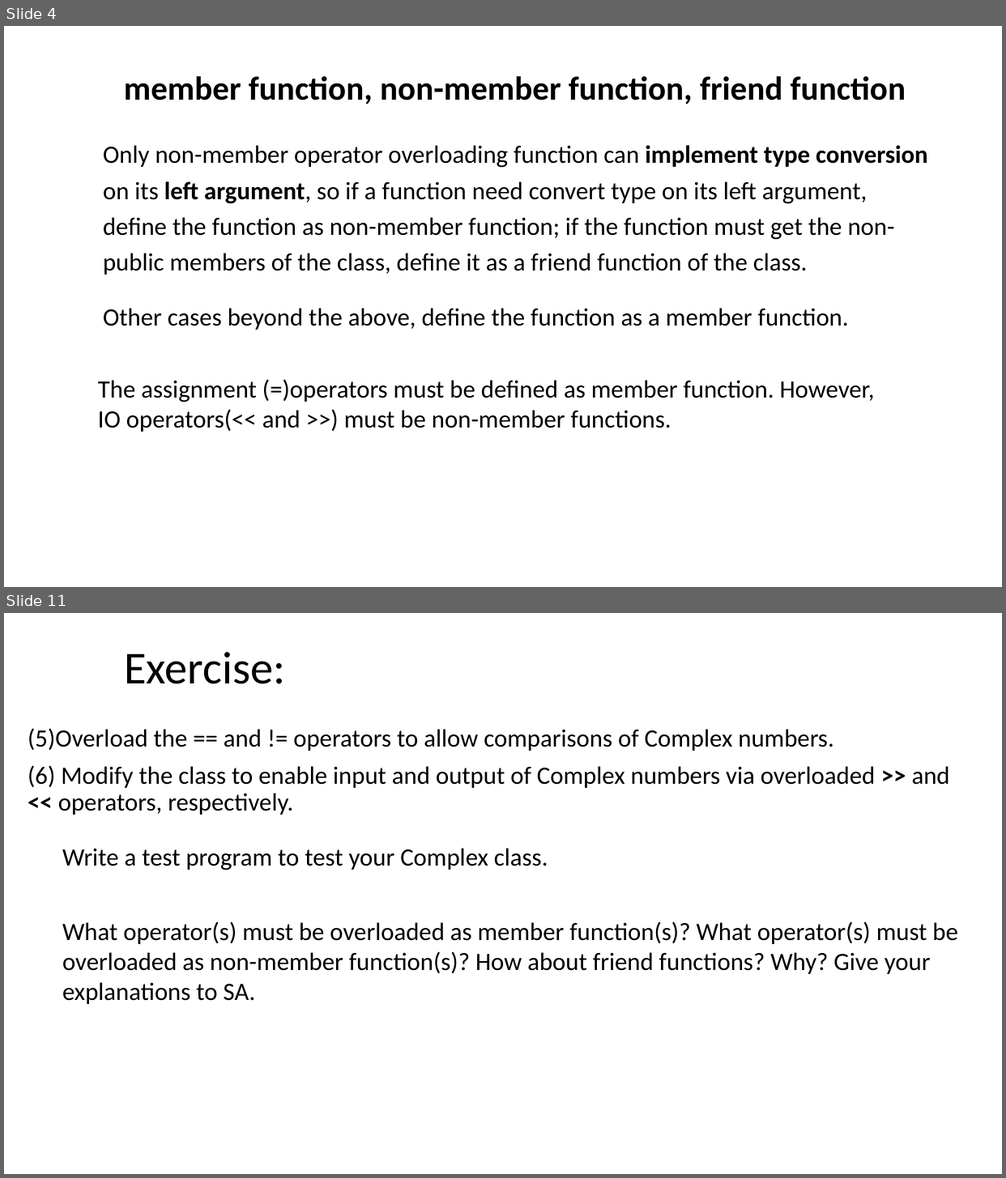
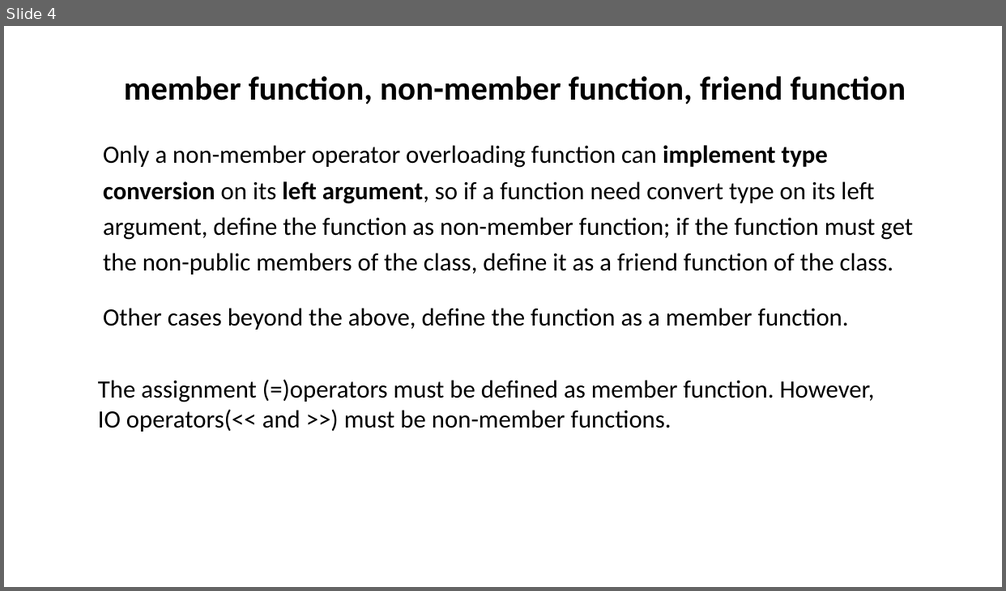
Before and after one commit to ShiqiYu/CPP, a slide deck: week10/Lab10.pptx. Shown one above the other, each under a label of ours: slides 4 and 11 before the commit, slide 4 after it; the slides between them are not shown. The pictures are 1006x1178 and 1006x591 pixels, drawn with LibreOffice and Linux fonts; fonts in the diff are those of the drawing; background and template pictures are left out. Boxes give left, top, right and bottom in pixels: in the first picture for what was removed or moved away, otherwise in the second. Text is boxed around its words. In the diff, an @@ line names an element or a change of style, - is before the commit and + after.

```diff
--- a/week10/Lab10.pptx
+++ b/week10/Lab10.pptx
@@ slide 11 removed at (4,613,1002,1174), background #FFFFFF @@
@@ title removed at (124,652,285,684) @@
-Exercise:
@@ text removed at (27,728,950,815) @@
-(5)Overload the == and != operators to allow comparisons of Complex numbers.
-(6) Modify the class to enable input and output of Complex numbers via overloaded >> and << operators, respectively.
@@ text removed at (62,848,548,871) @@
-Write a test program to test your Complex class.
@@ text removed at (62,922,957,1004) @@
-What operator(s) must be overloaded as member function(s)? What operator(s) must be
-overloaded as non-member function(s)? How about friend functions? Why? Give your
-explanations to SA.
@@ slide 4 changed as well @@
@@ text at (103,145,913,275): text changed @@
-  Only non-member operator overloading function can implement type conversion on its left argument, so if a function need convert type on its left argument, define the function as non-member function; if the function must get the non-public members of the class, define it as a friend function of the class.
+  Only a non-member operator overloading function can implement type conversion on its left argument, so if a function need convert type on its left argument, define the function as non-member function; if the function must get the non-public members of the class, define it as a friend function of the class.
```
Also in this commit, not shown: 3 other slides changed, 9 slides added, 6 other slides removed, 1 other file.
